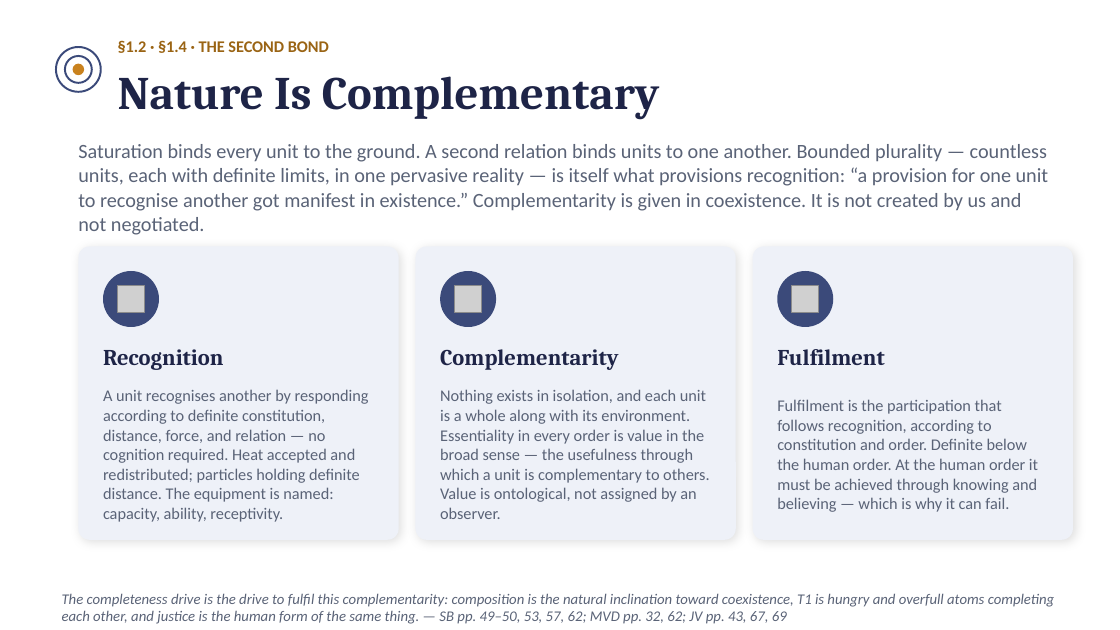
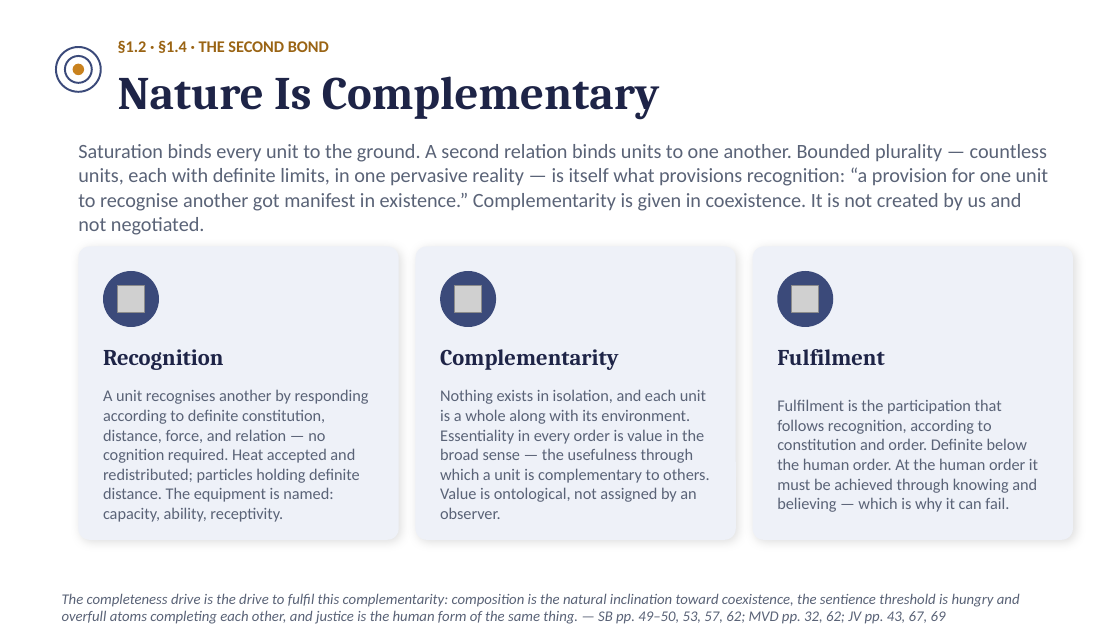
Before and after one commit to raghavamohan/AnalyticMadhyasthDarshan, a slide deck: slide 8 of Studies/The-Ontology-of-Coexistence/The-Ontology-of-Existence-Madhyasth-Darshan.pptx. Drawn at 1120x630 pixels with LibreOffice and Linux fonts; fonts in the diff are those of the drawing; grey boxes stand for pictures. Boxes give left, top, right and bottom in pixels: in the first picture for what was removed or moved away, otherwise in the second. Text is boxed around its words. In the diff, an @@ line names an element or a change of style, - is before the commit and + after.

```diff
--- a/Studies/The-Ontology-of-Coexistence/The-Ontology-of-Existence-Madhyasth-Darshan.pptx
+++ b/Studies/The-Ontology-of-Coexistence/The-Ontology-of-Existence-Madhyasth-Darshan.pptx
@@ text at (x1=62, y1=593, x2=1020, y2=624): text changed @@
-The completeness drive is the drive to fulfil this complementarity: composition is the natural inclination toward coexistence, T1 is hungry and overfull atoms completing each other, and justice is the human form of the same thing. — SB pp. 49–50, 53, 57, 62; MVD pp. 32, 62; JV pp. 43, 67, 69
+The completeness drive is the drive to fulfil this complementarity: composition is the natural inclination toward coexistence, the sentience threshold is hungry and overfull atoms completing each other, and justice is the human form of the same thing. — SB pp. 49–50, 53, 57, 62; MVD pp. 32, 62; JV pp. 43, 67, 69
```
Also in this commit, not shown: 4 other slides changed, 3 other files.
